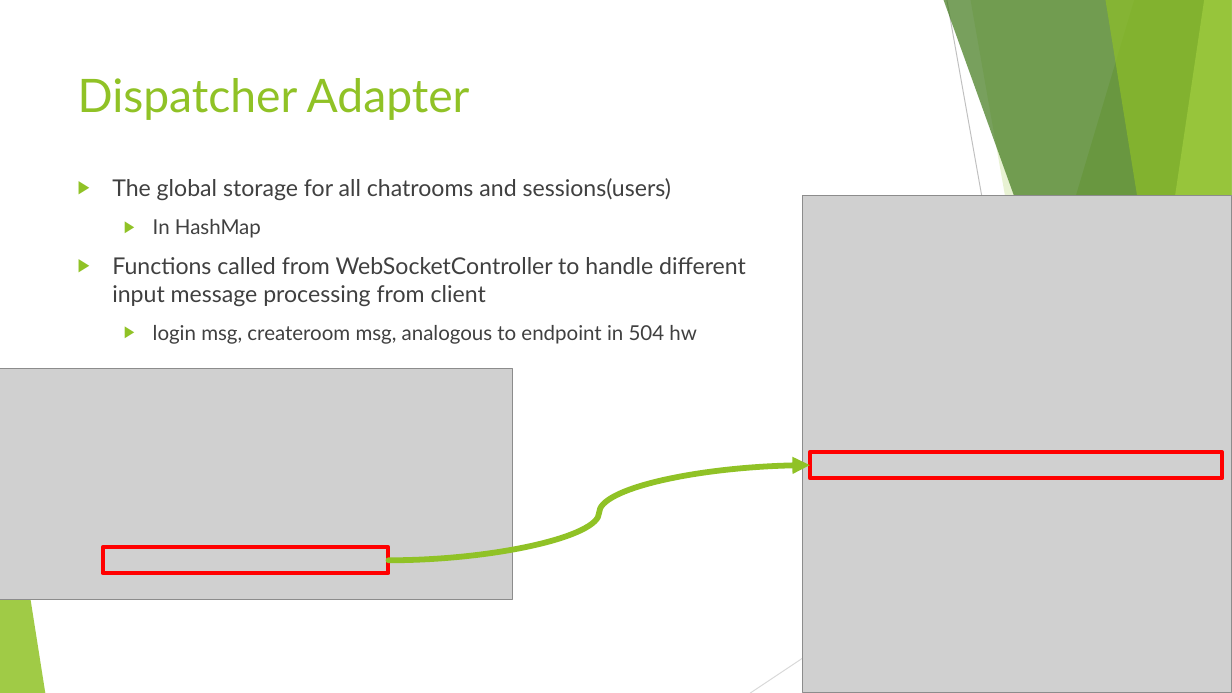
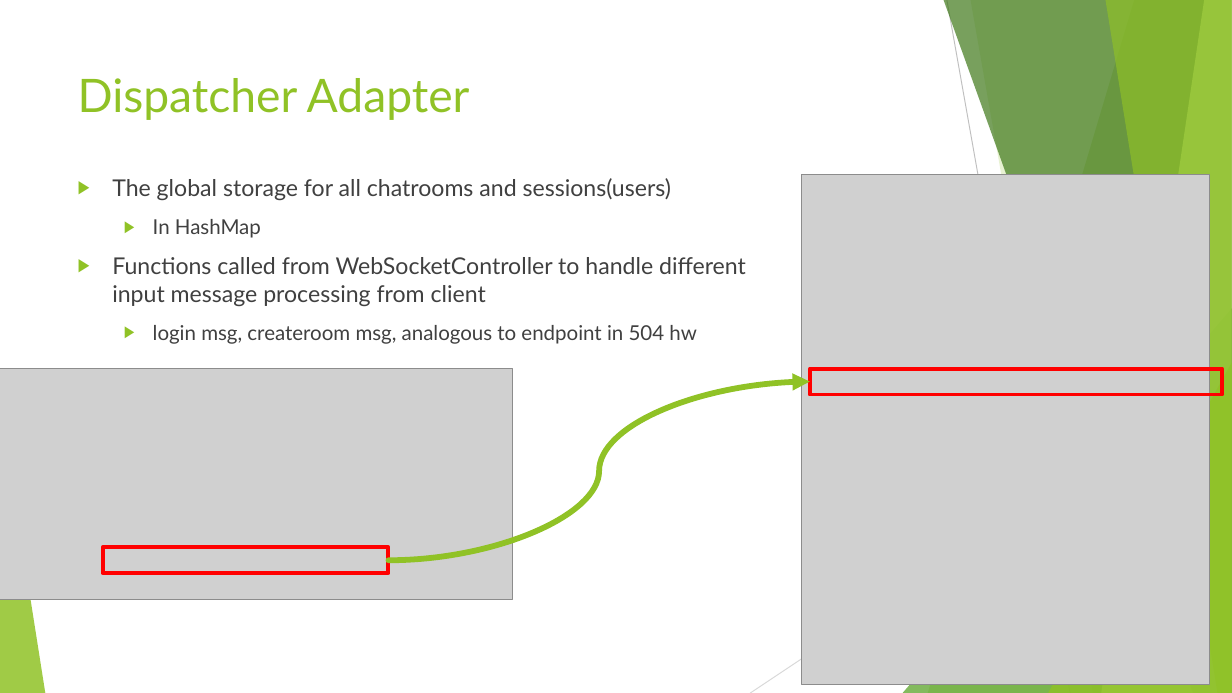
Before and after one commit to pourplusquoi/chatapp, a slide deck: slide 12 of src/main/resources/ChatApp API.pptx (slide 11 before the commit). Drawn at 1232x693 pixels with LibreOffice and Linux fonts; fonts in the diff are those of the drawing; grey boxes stand for pictures. Boxes give left, top, right and bottom in pixels: in the first picture for what was removed or moved away, otherwise in the second. Text is boxed around its words. In the diff, an @@ line names an element or a change of style, - is before the commit and + after.

```diff
--- a/src/main/resources/ChatApp API.pptx
+++ b/src/main/resources/ChatApp API.pptx
@@ picture: place and size @@
-picture at bbox=[803, 195, 1232, 693]
+picture at bbox=[802, 175, 1210, 685]
@@ curved arrow moved from (388, 560) - (810, 465) to (388, 560) - (810, 382) @@
@@ rectangle: place and size @@
-rectangle at bbox=[810, 452, 1222, 478]
+rectangle at bbox=[810, 369, 1222, 395]
```
Also in this commit, not shown: 10 other slides changed, 1 slide added, 1 slide removed.
